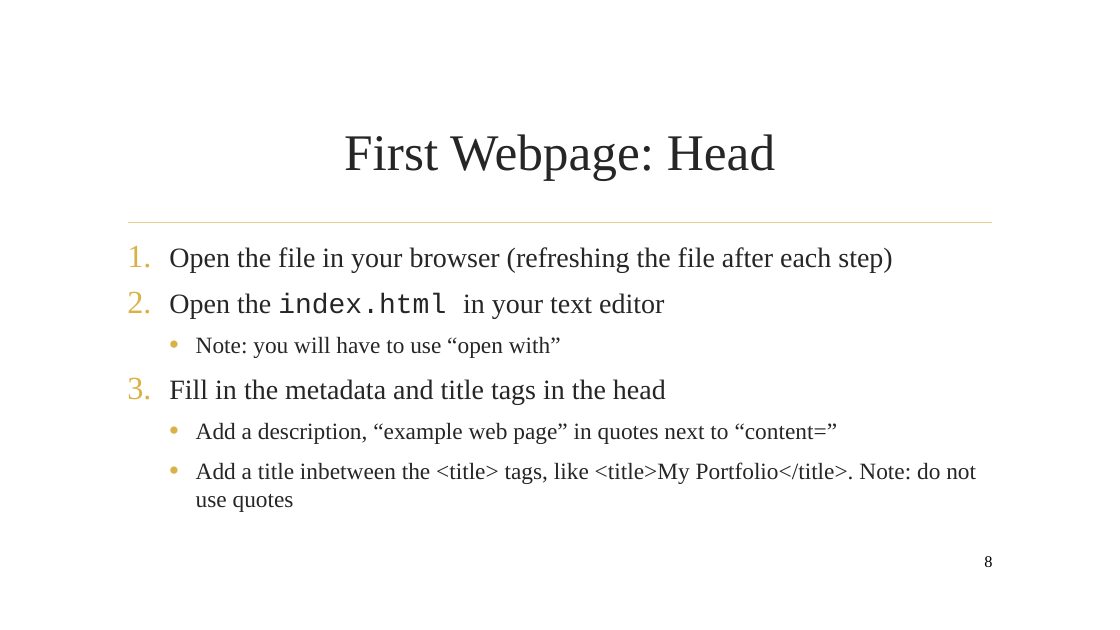
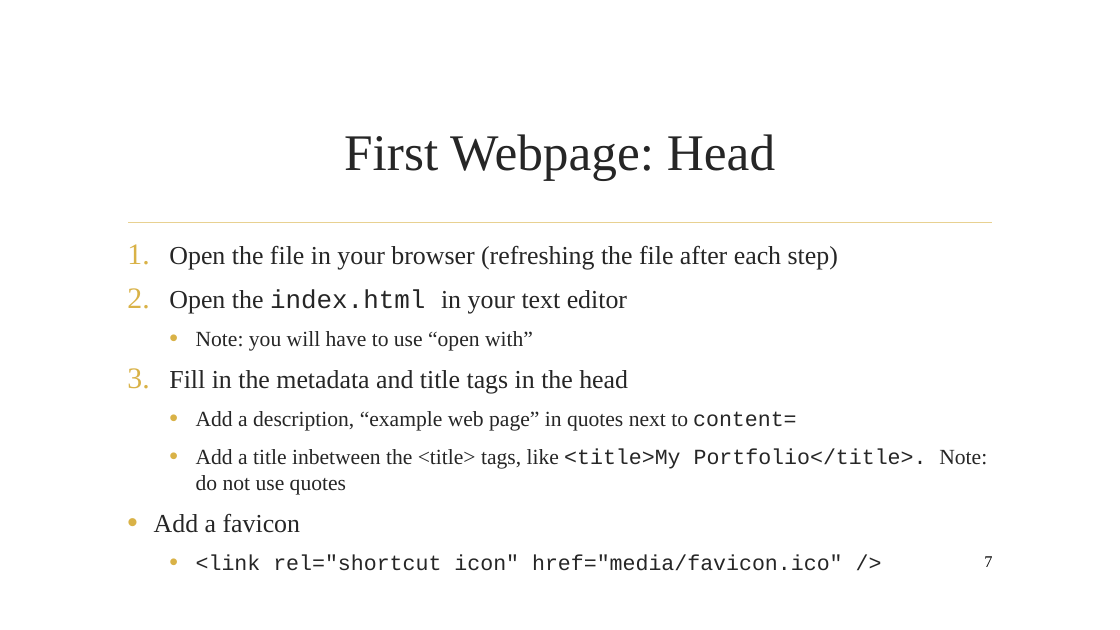
Before and after one commit to AADeLucia/beginner_web_tutorial, a slide deck: slide 7 of website_tutorial_beginner.pptx (slide 8 before the commit). Drawn at 1120x630 pixels with LibreOffice and Linux fonts; fonts in the diff are those of the drawing; background and template pictures are left out. Boxes give left, top, right and bottom in pixels: in the first picture for what was removed or moved away, otherwise in the second. Text is boxed around its words. In the diff, an @@ line names an element or a change of style, - is before the commit and + after.

```diff
--- a/website_tutorial_beginner.pptx
+++ b/website_tutorial_beginner.pptx
@@ text at <box>169,245,987,495</box>: size 24 to 22.2 pt in "Open the file in your browser (refreshing ...", "Open the index.html in your text editor", "Fill in the metadata and title tags ..."; size 20 to 18.5 pt in "Note: you will have to use “open ...", "Add a title inbetween the <title> tags, ..."; font Times New Roman to Courier New in "<title>My Portfolio</title>." @@
@@ text at <box>196,411,797,431</box>: text changed; size 20 to 18.5 pt @@
-  • Add a description, “example web page” in quotes next to “content=”
+  • Add a description, “example web page” in quotes next to content=
@@ text at <box>154,513,843,571</box>: paragraphs added @@
+• Add a favicon
+  • <link rel="shortcut icon" href="media/favicon.ico" />
@@ page number at <box>984,556,992,567</box>: text changed @@
-8
+7
```
Also in this commit, not shown: 5 other slides changed, 2 slides added, 1 slide removed, 3 other files.
